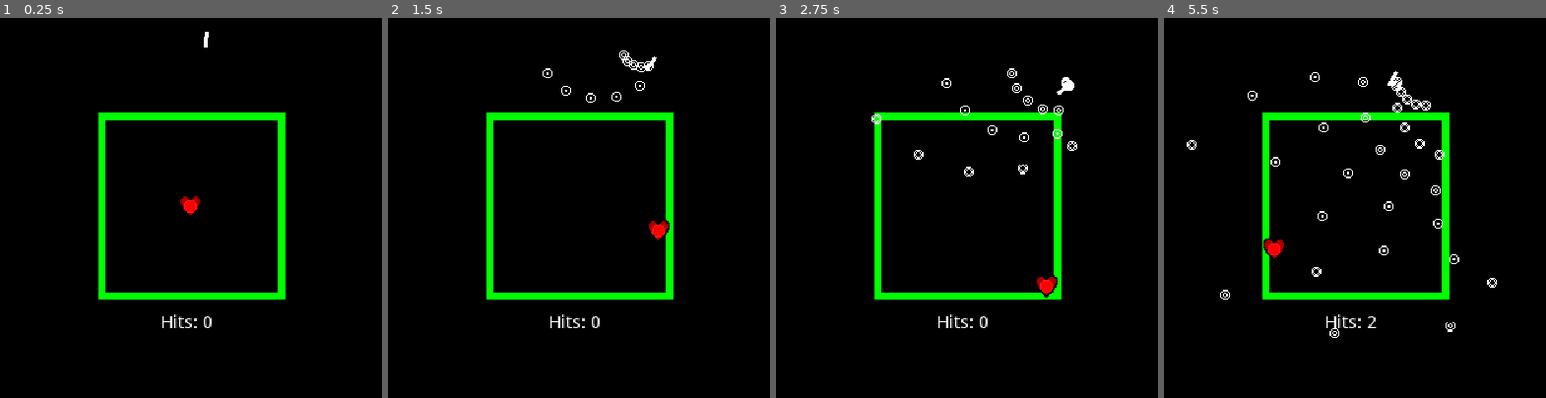
Above: before the commit, frames 1-4 (left to right).
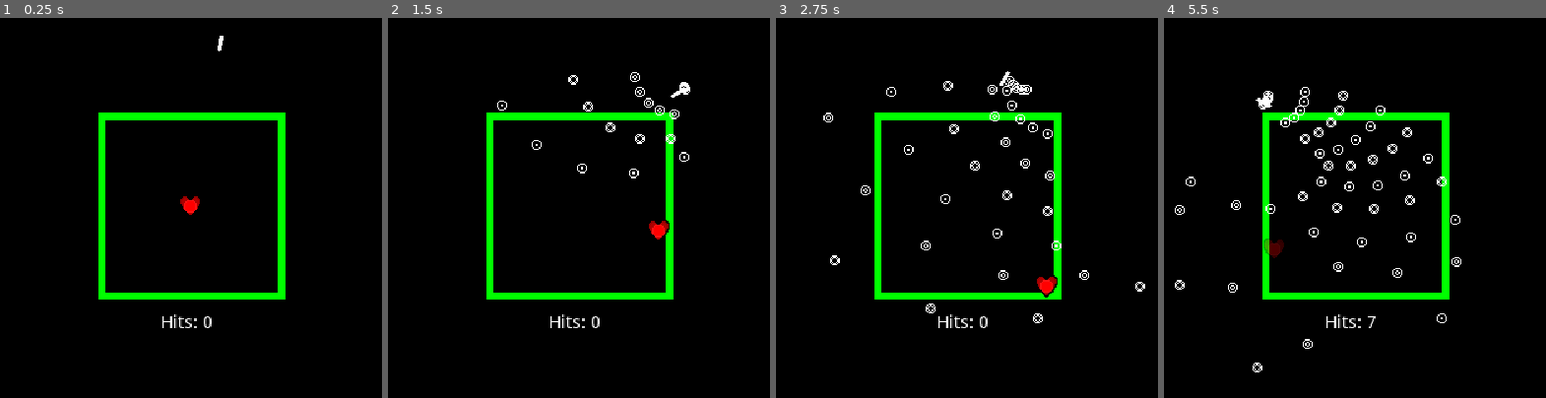
Above: after the commit, the same moments.

Repository: Crystalwarrior/BulletHellPVP
Game: Godot game, scene res://Arena.tscn
Two runs of this game, one before a commit and one after it. Both use one fixed random seed, a clock stepped at 60 frames per second and the inputs below.
Inputs:
- Up to frame 1 (0.25 s): no input
- Up to frame 2 (1.5 s): hold Right (ui_right) 0.53-1.28 s; hold Down (ui_down) from 1.28 s (still down)
- Up to frame 3 (2.75 s): release Down (ui_down) at 2.03 s; hold Right (ui_right) from 2.03 s (still down)
- Up to frame 4 (5.5 s): release Right (ui_right) at 2.78 s; hold Up (ui_up) 2.78-3.53 s; hold Left (ui_left) 3.53-5.03 s; hold Down (ui_down) from 5.03 s (still down)

The runs differ from the first frame. In frame 1, less than 0.1% of the frame differs, in the area x 53-59%, y 3-9%; in frame 2, 0.8%; in frame 3, 1.5%; in frame 4, 2.6%, in the area x 2-88%, y 13-94%.

Commit message:
Switch degrees to radians, radians are a lot more accurate Implement bullet speed angle which allows you to have angled velocity for the bullets

Diff:
--- a/Arena.gd
+++ b/Arena.gd
@@ -8,9 +8,10 @@
 export var bullet_spawn_speed := 0.4 setget _timer_set
 export var bullet_count := 5
 export var bullet_speed := 100
-export var bullet_spawn_spread := 90
+export var bullet_speed_angle := 0
+export var bullet_spawn_spread := PI/2
 
-export var pattern_speed := 0.5
+export var pattern_speed := 1.0
 
 var boundary_rect: Rect2
 var hits = 0
@@ -34,9 +35,14 @@
 	var spawn_vector = bullet_spawn_pos.global_position.direction_to(bullet_spawn_dir.global_position)
 	for i in range(0, bullet_count):
 		var movement = spawn_vector.rotated(
-			deg2rad((rotation_difference * i) - 45)
+			rotation_difference * i - PI/4
 		)
-		bullet_spawner_area.spawn_bullet(bullet_spawn_pos.global_position, movement, bullet_speed * pattern_speed)
+		bullet_spawner_area.spawn_bullet(
+			bullet_spawn_pos.global_position,
+			movement,
+			bullet_speed * pattern_speed,
+			bullet_speed_angle
+		)
 
 
 func _on_Player_hit(bullet_id):
--- a/Arena.tscn
+++ b/Arena.tscn
@@ -81,7 +81,7 @@
 "times": PoolRealArray( 0, 4 ),
 "transitions": PoolRealArray( 1, 1 ),
 "update": 0,
-"values": [ 90, 75 ]
+"values": [ 1.571, 1.047 ]
 }
 tracks/5/type = "value"
 tracks/5/path = NodePath(".:bullet_count")
@@ -163,6 +163,7 @@
 collision_mask = 3
 
 [node name="Timer" type="Timer" parent="."]
+process_mode = 0
 wait_time = 0.345172
 autostart = true
 
@@ -186,7 +187,6 @@
 [node name="BulletSpawn" type="Position2D" parent="ArenaCenter"]
 position = Vector2( 0, -145 )
 __meta__ = {
-"_edit_group_": true,
 "_gizmo_extents_": 5.0
 }
 
--- a/Bullet.gd
+++ b/Bullet.gd
@@ -3,6 +3,7 @@
 
 var shape_id : RID
 var movement_vector : Vector2
+var movement_rotation : float = 0.0
 var current_position : Vector2
 var lifetime : float = 0.0
 var animation_lifetime : float = 0.0
--- a/BulletHellSpawner.gd
+++ b/BulletHellSpawner.gd
@@ -49,6 +49,7 @@
 
 		bullet.animation_lifetime += delta
 		bullet.lifetime += delta
+		bullet.movement_vector = bullet.movement_vector.rotated(bullet.movement_rotation * delta)
 
 	for bullet in bullets_queued_for_destruction:
 		Physics2DServer.free_rid(bullet.shape_id)
@@ -77,10 +78,11 @@
 	bounding_box = box
 
 # Register a new bullet in the array with the optimization logic
-func spawn_bullet(i_position: Vector2, i_movement: Vector2, speed := 200) -> void:
+func spawn_bullet(i_position: Vector2, i_movement: Vector2, speed := 200, movement_rotation := 0.0) -> void:
 
 	var bullet : Bullet = Bullet.new()
 	bullet.movement_vector = i_movement
+	bullet.movement_rotation = movement_rotation
 	bullet.speed = speed
 	bullet.current_position = i_position
 
